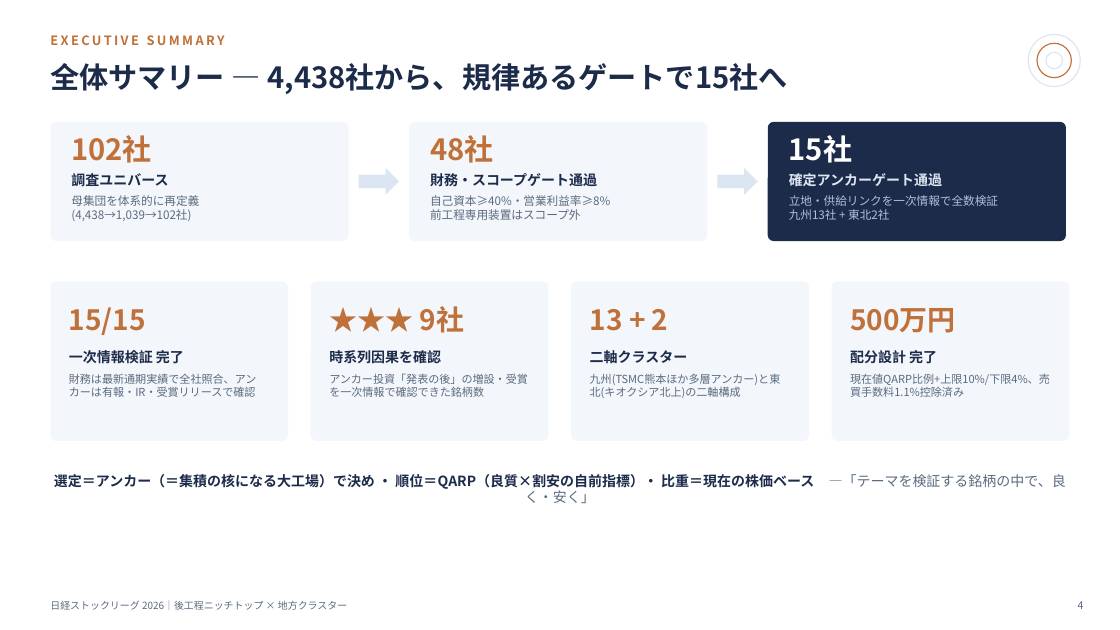
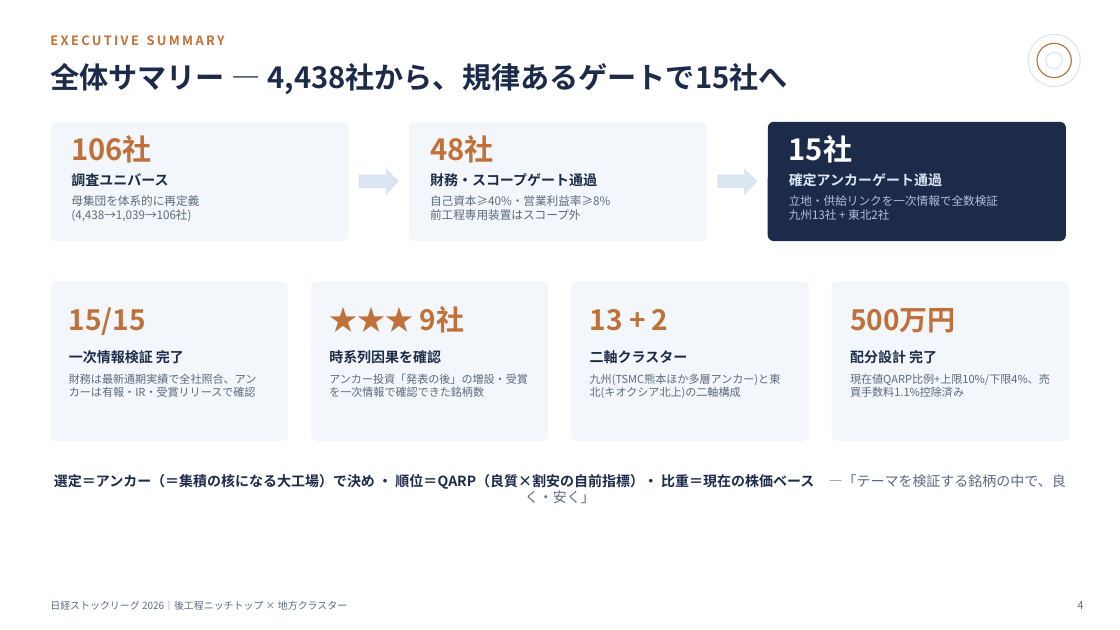
Before and after one commit to RenatusAuctor/nikkei-stock-league, a slide deck: slide 4 of 日経ストックリーグ_成果報告.pptx. Drawn at 1120x630 pixels with LibreOffice and Linux fonts; fonts in the diff are those of the drawing. Boxes give left, top, right and bottom in pixels: in the first picture for what was removed or moved away, otherwise in the second. Text is boxed around its words. In the diff, an @@ line names an element or a change of style, - is before the commit and + after.

```diff
--- a/日経ストックリーグ_成果報告.pptx
+++ b/日経ストックリーグ_成果報告.pptx
@@ text at box(71, 135, 152, 163): text changed @@
-102社
+106社
@@ text at box(71, 209, 191, 221): text changed @@
-(4,438→1,039→102社)
+(4,438→1,039→106社)
```
Also in this commit, not shown: 3 other slides changed, 7 other files.
